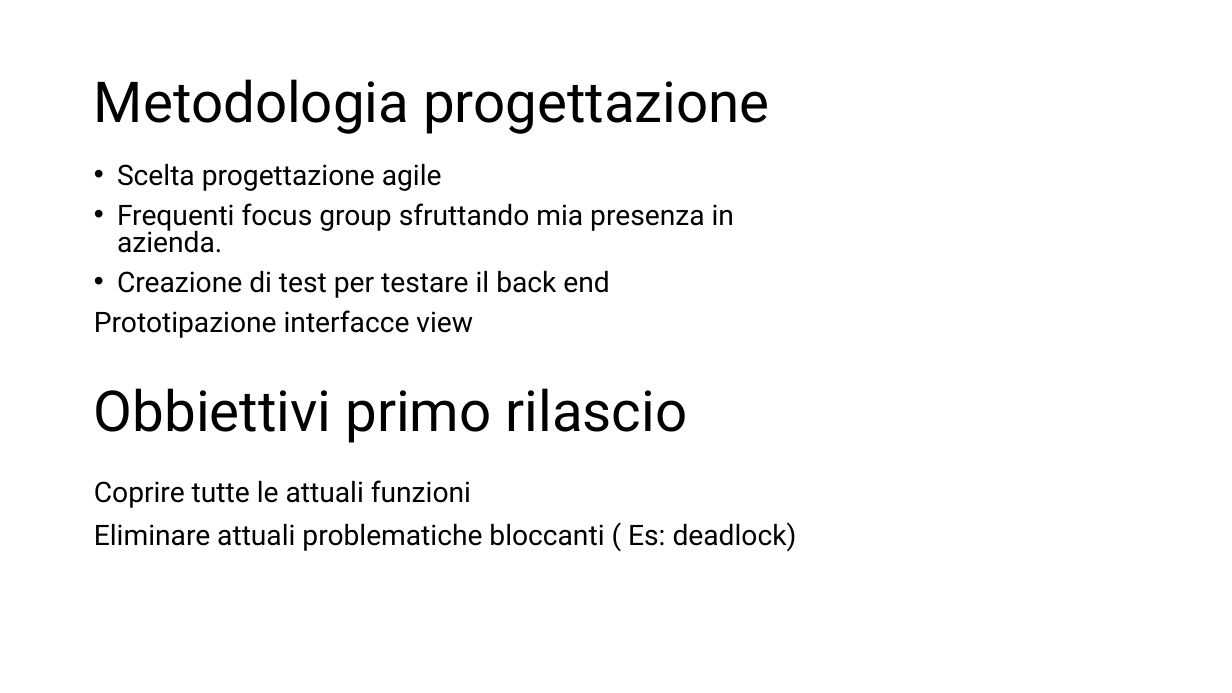
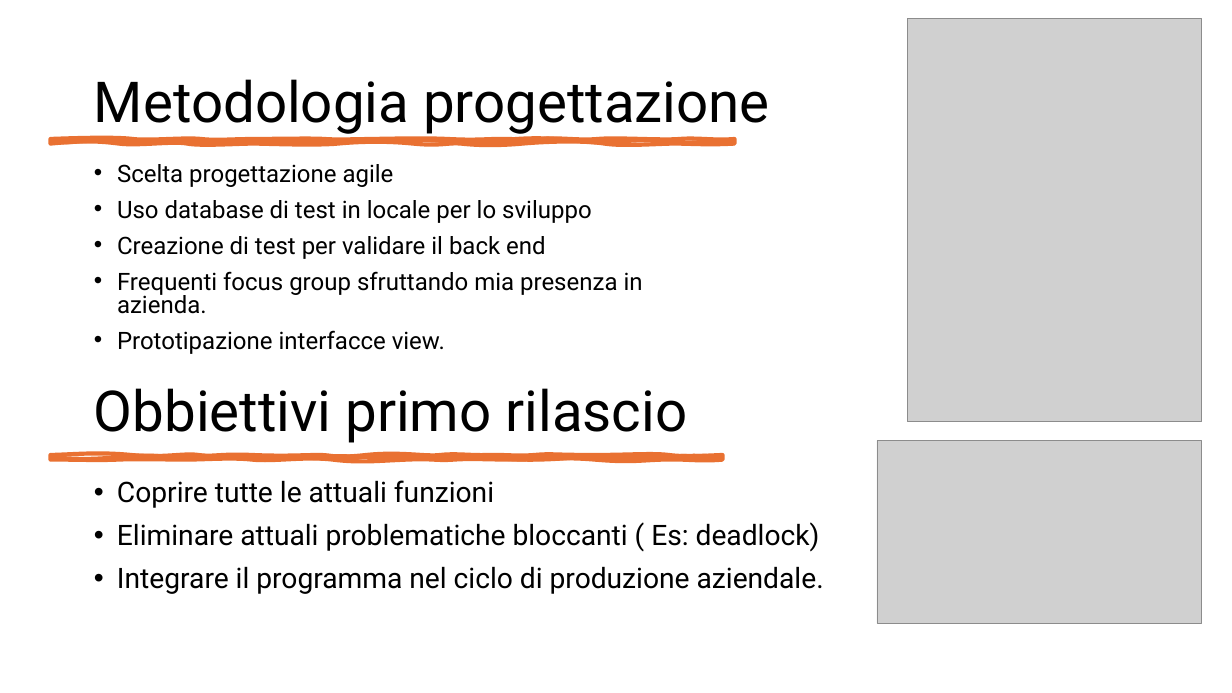
Before and after one commit to Cav95/Tesi_Triennale, a slide deck: slide 5 of Slide/Configuratore di prodotto per le vendite.pptx. Drawn at 1232x693 pixels with LibreOffice and Linux fonts; fonts in the diff are those of the drawing; grey boxes stand for pictures. Boxes give left, top, right and bottom in pixels: in the first picture for what was removed or moved away, otherwise in the second. Text is boxed around its words. In the diff, an @@ line names an element or a change of style, - is before the commit and + after.

Commit message:
Updated slide

```diff
--- a/Slide/Configuratore di prodotto per le vendite.pptx
+++ b/Slide/Configuratore di prodotto per le vendite.pptx
@@ picture added at (908, 18, 1202, 422) @@
@@ freeform shape added at (51, 139, 735, 143), fill #E97132, outline #E97132 3.25 pt @@
@@ text at (117, 164, 643, 314): size 22 to 18.7 pt in "Scelta progettazione agile", "Frequenti focus group sfruttando mia presenza in ..." @@
@@ text at (117, 200, 592, 259): paragraphs added @@
+• Uso database di test in locale per lo sviluppo
+• Creazione di test per validare il back end
@@ text at (117, 330, 445, 354): text changed; size 22 to 18.7 pt @@
-• Creazione di test per testare il back end
-Prototipazione interfacce view
+• Prototipazione interfacce view.
@@ picture added at (877, 441, 1202, 624) @@
@@ freeform shape added at (51, 455, 723, 459), fill #E97132, outline #E97132 3.25 pt @@
@@ text at (117, 480, 820, 552): bullet none to • @@
@@ text at (117, 566, 824, 594): paragraph added @@
+• Integrare il programma nel ciclo di produzione aziendale.
```
Also in this commit, not shown: 2 other slides changed, 2 other files.
